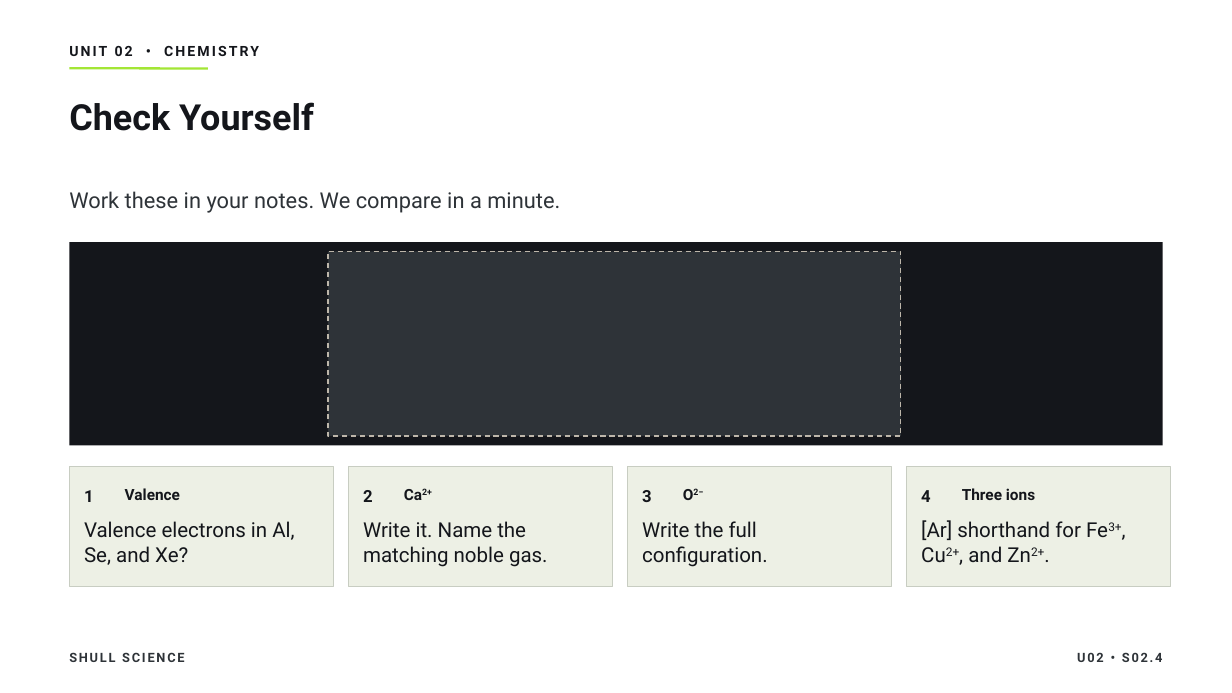
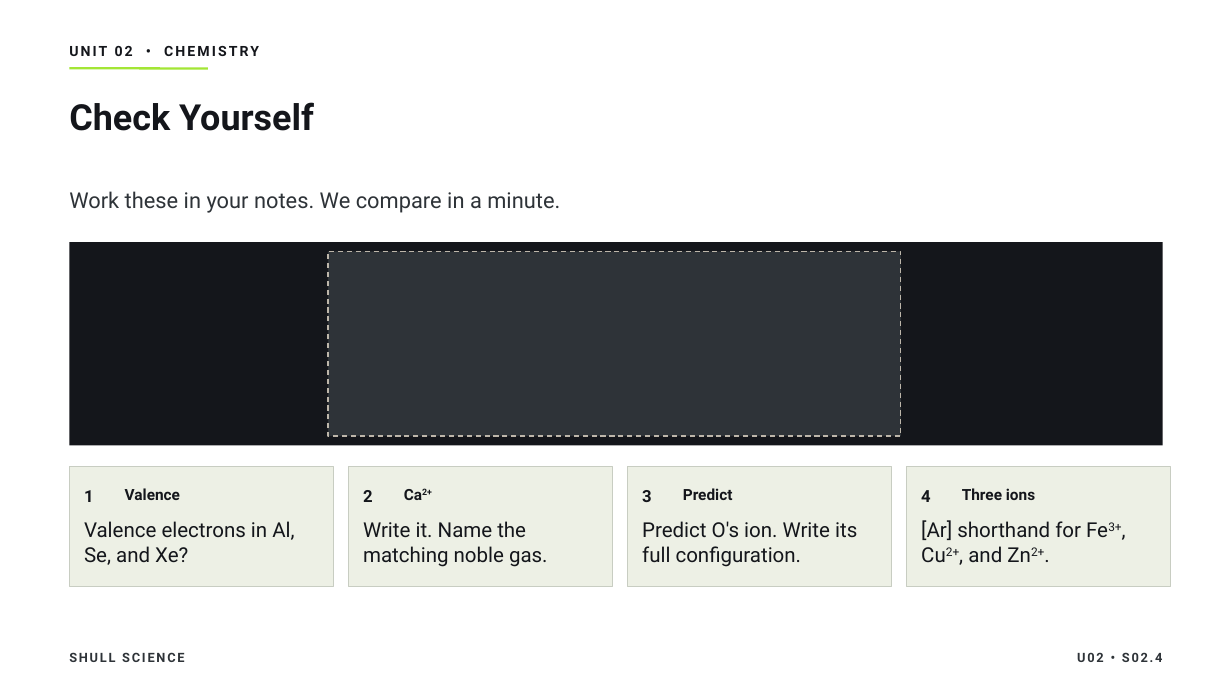
Before and after one commit to Hayabusa015/WorkWork, a slide deck: slide 21 of deliverables/chem-u02/SHULL_CHEM_Slides_U02_S02.4.pptx. Drawn at 1232x693 pixels with LibreOffice and Linux fonts; fonts in the diff are those of the drawing. Boxes give left, top, right and bottom in pixels: in the first picture for what was removed or moved away, otherwise in the second. Text is boxed around its words. In the diff, an @@ line names an element or a change of style, - is before the commit and + after.

```diff
--- a/deliverables/chem-u02/SHULL_CHEM_Slides_U02_S02.4.pptx
+++ b/deliverables/chem-u02/SHULL_CHEM_Slides_U02_S02.4.pptx
@@ text at [683, 488, 733, 500]: text changed @@
-O2−
+Predict
@@ text at [642, 521, 857, 567]: text changed @@
-Write the full configuration.
+Predict O's ion. Write its full configuration.
```
Also in this commit, not shown: 8 other slides changed, 2 slides added, 2 slides removed, 6 other files.
